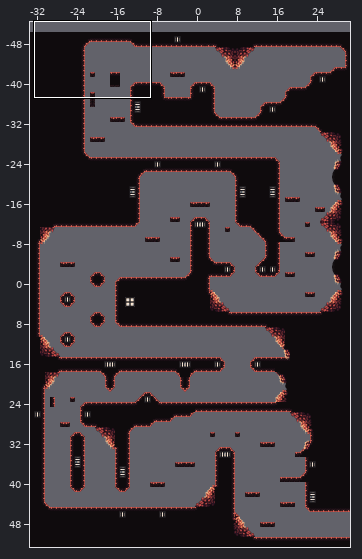
Tiled map, stored at ENTRE-DEUX/tiled/parcoursrouge.tmx. The picture above shows the old version from afar; the outline marks the close-up.
Close-up. First the earlier version:
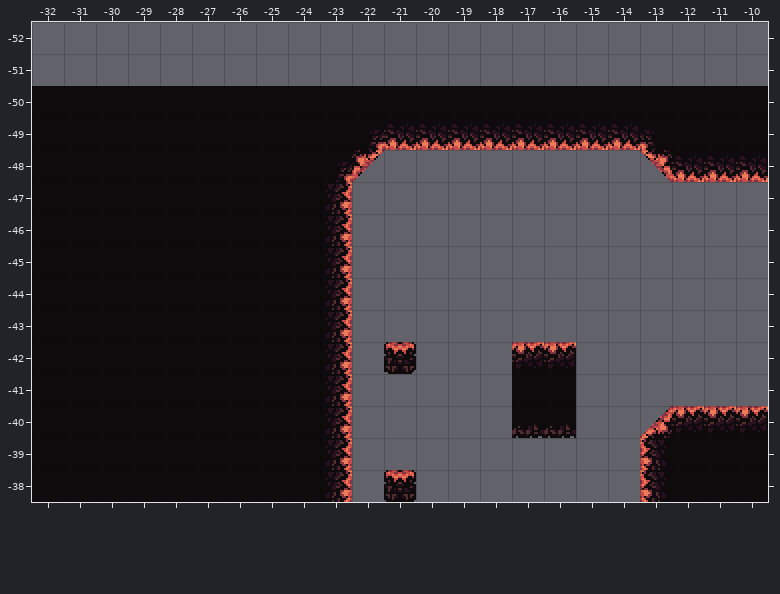
Cells are 16x16 px. Shown: x -32..-10, y -52..-38. The commit also changed other parts of the map, which this record leaves out.
And afterwards:
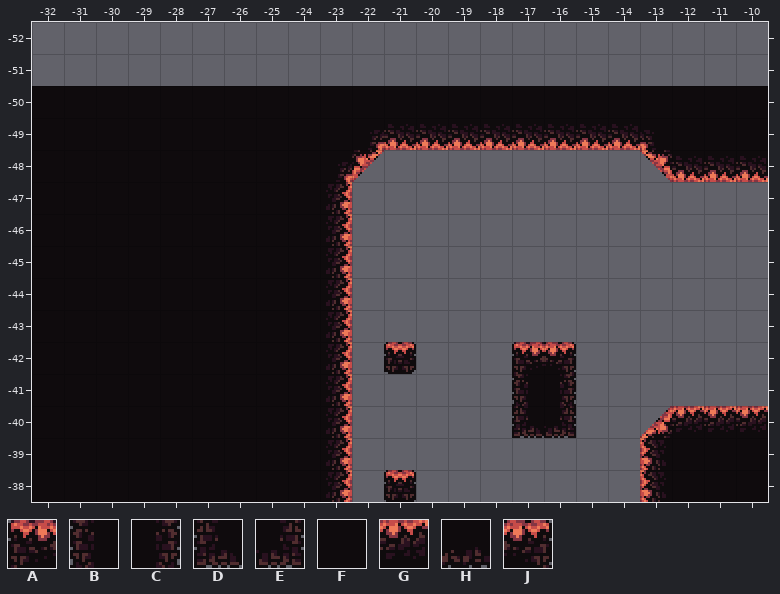
Key: from "Basic Tiles Only": A 1978, B 2064, C 2066, D 2150, E 2152; from "prouge": F 809, G 1430, H 1625, J 4141.
_ is an empty cell.
From old to new:
Layer "Calque de Tuiles 1":
y -42: x -17..-16 GG -> AJ
y -41: x -17..-16 FF -> BC
y -40: x -17..-16 HH -> DE
